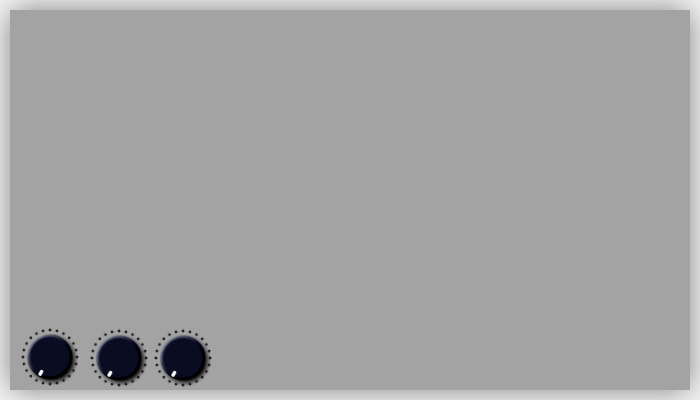
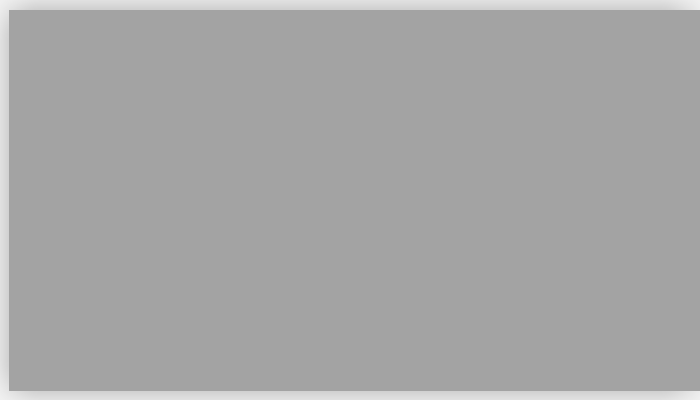
Before/after of a 700×400 layered artwork. What changed in the layer stack:
hid group "Knobs" (7 layers) over left=18, top=328, right=477, bottom=400
painted on "bg_panel" over left=0, top=0, right=700, bottom=400
"bg_panel_shadow": opacity 48% → 32%, painted on it over left=0, top=0, right=700, bottom=400
painted on "bg" over left=0, top=0, right=700, bottom=400
